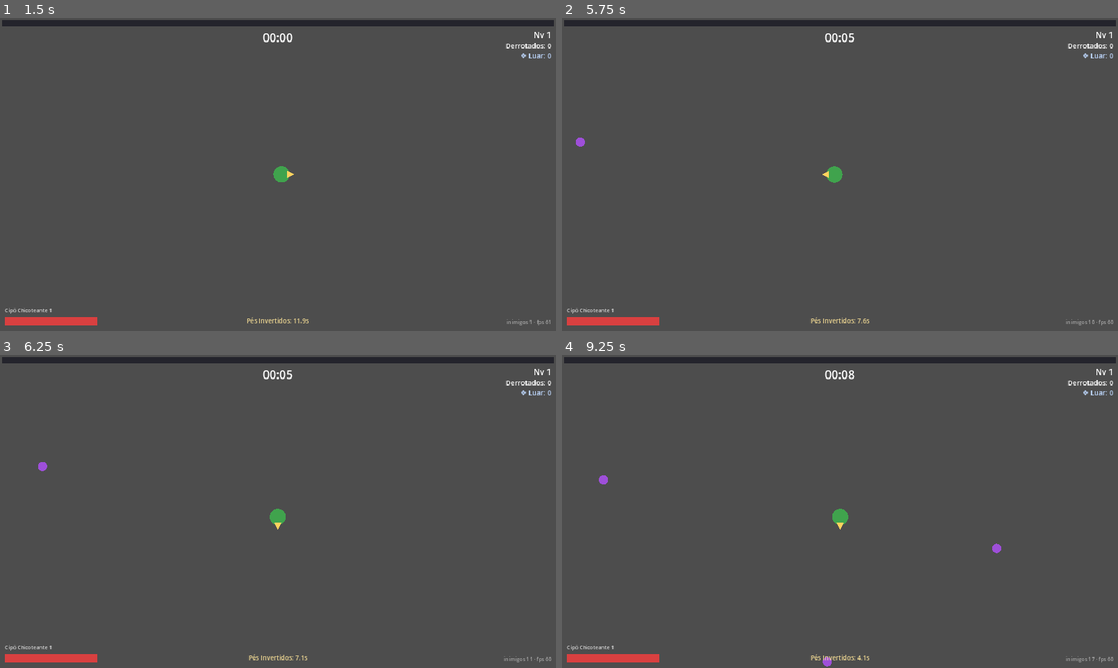
Above: before the commit, frames 1-4 (two rows, left to right).
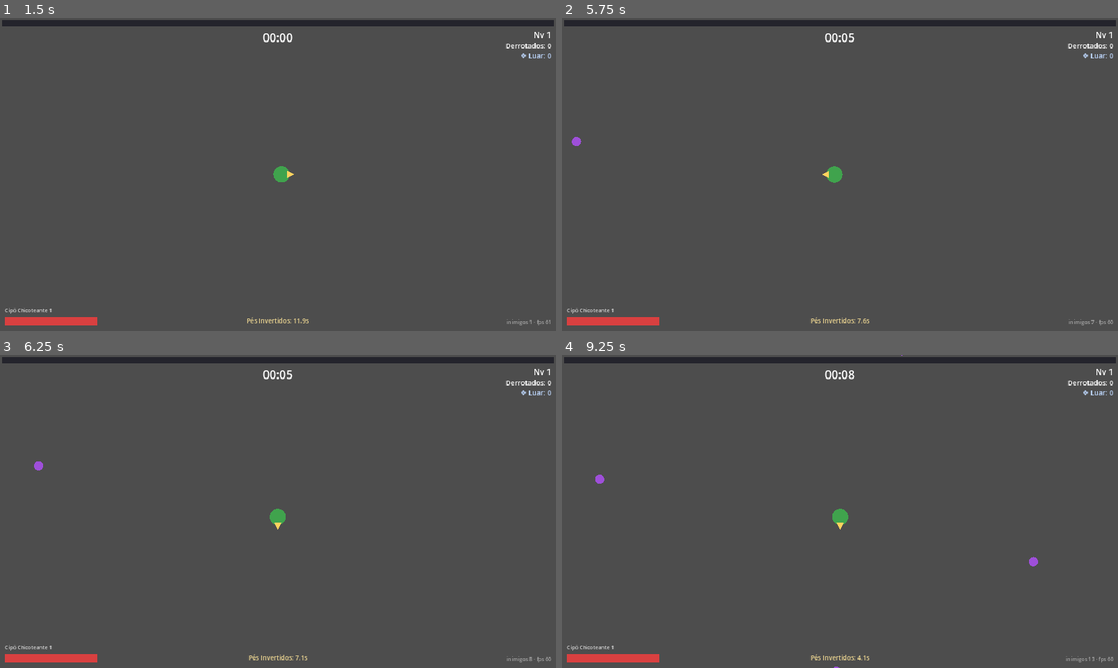
Above: after the commit, the same moments.

Repository: DevAndreNarcizo/RECONTO-While-I-Shine
Game: Godot game, scene res://scenes/Main.tscn
Two runs of this game, one before a commit and one after it. Both use one fixed random seed, a clock stepped at 60 frames per second and the inputs below.
Inputs:
- Up to frame 1 (1.5 s): click "Jogar" at 0.5 s; hold D (move_right) from 1.28 s (still down); tap Space (ability) at 1.35 s
- Up to frame 2 (5.75 s): tap Enter at 2, 3.5 s; release D (move_right) at 2.03 s; hold S (move_down) 2.03-2.78 s; tap Space (ability) at 2.1, 2.75, 2.85, 3.6, 4.35, 5, 5.1 s; hold D (move_right) 2.78-3.53 s; hold W (move_up) 3.53-4.28 s; hold A (move_left) from 4.28 s (still down)
- Up to frame 3 (6.25 s): release A (move_left) at 5.78 s; hold S (move_down) from 5.78 s (still down); tap Space (ability) at 5.85 s
- Up to frame 4 (9.25 s): release S (move_down) at 6.53 s; hold D (move_right) 6.53-7.28 s; tap Space (ability) every 0.75 s from 6.6 to 8.85 s; hold W (move_up) 7.28-8.03 s; hold D (move_right) 8.03-8.78 s; hold S (move_down) from 8.78 s (still down)

Frame 1 is identical in both runs. In frame 2, less than 0.1% of the frame differs, in the area x 1-100%, y 38-99%; in frame 3, less than 0.1%; in frame 4, 0.2%, in the area x 6-96%, y 0-100%.

Commit message:
feat: bioma Mata Atlantica com variedade de inimigos
5 tipos novos por EnemyData: Cutia Oca (zigue-zague), Macaco-Prego
(médio), Sapo-Cururu (atirador com projéteis pooled), Tamanduá
Casca-Grossa (tanque resistente a knockback) e Corrompido Especial
(elite com brilho roxo e rajada de recompensa). Curva de spawn por
FRAÇÃO da run em data/balance.gd (funciona em 5 e 30 min) e ondas
temáticas em anel. Movimento por comportamento no loop em lote.

Co-Authored-By: Claude Fable 5 <noreply@anthropic.com>

Diff:
--- a/game/data/balance.gd
+++ b/game/data/balance.gd
@@ -12,6 +12,21 @@
 
 # --- Cristais de Luar (meta) ---
 const LUAR_DROP_CHANCE := 0.05  # chance de inimigo dropar 1 fragmento
+
+# --- Curva de spawn da Mata Atlântica (docs/03 §4) ---
+# "from" é FRAÇÃO da run (0..1) — funciona igual em run de 5 min (dev) e 30 min.
+# "rate" = inimigos/segundo. "weights" = sorteio ponderado dos tipos ativos.
+const MATA_SPAWN_TABLE := [
+	{"from": 0.00, "rate": 1.5, "weights": {&"firefly": 6.0, &"cutia": 3.0}},
+	{"from": 0.20, "rate": 3.5, "weights": {&"firefly": 5.0, &"cutia": 3.0, &"macaco": 2.5, &"sapo": 1.0}},
+	{"from": 0.45, "rate": 6.0, "weights": {&"firefly": 4.0, &"cutia": 3.0, &"macaco": 3.0, &"sapo": 2.0, &"tamandua": 1.0, &"elite": 0.2}},
+	{"from": 0.65, "rate": 9.0, "weights": {&"firefly": 3.0, &"cutia": 3.0, &"macaco": 3.5, &"sapo": 2.5, &"tamandua": 1.5, &"elite": 0.4}},
+	{"from": 0.85, "rate": 13.0, "weights": {&"firefly": 3.0, &"cutia": 3.0, &"macaco": 4.0, &"sapo": 3.0, &"tamandua": 2.0, &"elite": 0.6}},
+]
+
+# Ondas temáticas: a cada fração da run, um grupo do mesmo tipo cerca o player.
+const WAVE_INTERVAL_FRAC := 0.12
+const WAVE_COUNT := 14
 
 ## Upgrades permanentes da Árvore Sagrada. Os valores aplicados por nível
 ## estão em SaveManager.apply_tree_bonuses() — manter os textos em sincronia.
--- /dev/null
+++ b/game/resources/enemies/cutia_oca.tres
@@ -0,0 +1,14 @@
+[gd_resource type="Resource" script_class="EnemyData" load_steps=2 format=3]
+
+[ext_resource type="Script" path="res://scripts/enemies/enemy_data.gd" id="1"]
+
+[resource]
+script = ExtResource("1")
+display_name = "Cutia Oca"
+behavior = 1
+max_hp = 2.0
+contact_damage = 5.0
+move_speed = 58.0
+radius = 8.0
+color = Color(0.65, 0.45, 0.25, 1)
+xp_value = 1
--- /dev/null
+++ b/game/resources/enemies/elite_corrompido.tres
@@ -0,0 +1,17 @@
+[gd_resource type="Resource" script_class="EnemyData" load_steps=2 format=3]
+
+[ext_resource type="Script" path="res://scripts/enemies/enemy_data.gd" id="1"]
+
+[resource]
+script = ExtResource("1")
+display_name = "Corrompido Especial"
+behavior = 4
+max_hp = 70.0
+contact_damage = 10.0
+move_speed = 48.0
+radius = 12.0
+color = Color(0.45, 0.2, 0.6, 1)
+xp_value = 3
+knockback_scale = 0.6
+seed_burst = 8
+shard_burst = 3
--- /dev/null
+++ b/game/resources/enemies/macaco_prego.tres
@@ -0,0 +1,15 @@
+[gd_resource type="Resource" script_class="EnemyData" load_steps=2 format=3]
+
+[ext_resource type="Script" path="res://scripts/enemies/enemy_data.gd" id="1"]
+
+[resource]
+script = ExtResource("1")
+display_name = "Macaco-Prego Corrompido"
+behavior = 0
+max_hp = 7.0
+contact_damage = 8.0
+move_speed = 50.0
+radius = 10.0
+color = Color(0.5, 0.3, 0.5, 1)
+xp_value = 2
+seed_burst = 1
--- /dev/null
+++ b/game/resources/enemies/sapo_cururu.tres
@@ -0,0 +1,17 @@
+[gd_resource type="Resource" script_class="EnemyData" load_steps=2 format=3]
+
+[ext_resource type="Script" path="res://scripts/enemies/enemy_data.gd" id="1"]
+
+[resource]
+script = ExtResource("1")
+display_name = "Sapo-Cururu Pustulento"
+behavior = 2
+max_hp = 5.0
+contact_damage = 6.0
+move_speed = 42.0
+radius = 10.0
+color = Color(0.35, 0.5, 0.2, 1)
+xp_value = 2
+shoot_interval = 2.8
+projectile_damage = 7.0
+keep_distance = 210.0
--- /dev/null
+++ b/game/resources/enemies/tamandua_casca_grossa.tres
@@ -0,0 +1,16 @@
+[gd_resource type="Resource" script_class="EnemyData" load_steps=2 format=3]
+
+[ext_resource type="Script" path="res://scripts/enemies/enemy_data.gd" id="1"]
+
+[resource]
+script = ExtResource("1")
+display_name = "Tamanduá Casca-Grossa"
+behavior = 3
+max_hp = 35.0
+contact_damage = 14.0
+move_speed = 24.0
+radius = 15.0
+color = Color(0.4, 0.38, 0.3, 1)
+xp_value = 4
+knockback_scale = 0.25
+seed_burst = 3
--- /dev/null
+++ b/game/scenes/enemies/EnemyProjectile.tscn
@@ -0,0 +1,15 @@
+[gd_scene load_steps=3 format=3]
+
+[ext_resource type="Script" path="res://scripts/enemies/enemy_projectile.gd" id="1"]
+
+[sub_resource type="CircleShape2D" id="1"]
+radius = 5.0
+
+[node name="EnemyProjectile" type="Area2D"]
+collision_layer = 2
+collision_mask = 0
+monitoring = false
+script = ExtResource("1")
+
+[node name="CollisionShape2D" type="CollisionShape2D" parent="."]
+shape = SubResource("1")
--- a/game/scripts/autoload/enemy_spawner.gd
+++ b/game/scripts/autoload/enemy_spawner.gd
@@ -1,25 +1,42 @@
 extends Node
-## EnemySpawner — object pooling de inimigos, spawn em anel fora da tela
-## e movimento em LOTE (um único loop, sem _process por inimigo).
+## EnemySpawner — object pooling, curva de spawn por fase da run (Balance),
+## ondas temáticas, movimento em LOTE por comportamento e projéteis inimigos.
 
 const ENEMY_SCENE := preload("res://scenes/enemies/Enemy.tscn")
+const PROJECTILE_SCENE := preload("res://scenes/enemies/EnemyProjectile.tscn")
 # Meia diagonal visível (zoom 2x): ~551 px. Spawna um pouco além, fora da visão.
 const SPAWN_RADIUS := 640.0
 const MAX_ACTIVE := 600
-
-var spawn_rate := 2.0  # inimigos por segundo (curva de dificuldade mexe aqui)
-var default_data: EnemyData = preload("res://resources/enemies/swarm_firefly.tres")
+const SHOOT_RANGE := 360.0
+const ZIGZAG_FREQ := 3.0
+const ZIGZAG_AMP := 0.6
+
+const TYPES := {
+	&"firefly": preload("res://resources/enemies/swarm_firefly.tres"),
+	&"cutia": preload("res://resources/enemies/cutia_oca.tres"),
+	&"macaco": preload("res://resources/enemies/macaco_prego.tres"),
+	&"sapo": preload("res://resources/enemies/sapo_cururu.tres"),
+	&"tamandua": preload("res://resources/enemies/tamandua_casca_grossa.tres"),
+	&"elite": preload("res://resources/enemies/elite_corrompido.tres"),
+}
+
+var spawn_table: Array = Balance.MATA_SPAWN_TABLE
 
 var _pool: Array[Enemy] = []
 var _active: Array[Enemy] = []
+var _proj_pool: Array[EnemyProjectile] = []
+var _proj_active: Array[EnemyProjectile] = []
 var _accum := 0.0
+var _wave_accum := 0.0
 var _player: Node2D
 var _container: Node
 var _running := false
 
-func start(player: Node2D, container: Node = null) -> void:
+func start(player: Node2D, container: Node = null, table: Array = Balance.MATA_SPAWN_TABLE) -> void:
 	_player = player
 	_container = container if container else self
+	spawn_table = table
+	_wave_accum = 0.0
 	_running = true
 
 func stop() -> void:
@@ -27,15 +44,18 @@
 	for e in _active.duplicate():
 		despawn(e)
 
-## Esquece pool e referências SEM liberar nós — usar antes de recarregar a cena
-## (os inimigos vivem dentro dela e são liberados junto).
+## Esquece pool e referências SEM liberar nós — usar antes de recarregar/trocar
+## a cena (os inimigos vivem dentro dela e são liberados junto).
 func reset() -> void:
 	_running = false
 	_active.clear()
 	_pool.clear()
+	_proj_active.clear()
+	_proj_pool.clear()
 	_player = null
 	_container = null
 	_accum = 0.0
+	_wave_accum = 0.0
 
 func active_count() -> int:
 	return _active.size()
@@ -43,33 +63,95 @@
 func active_enemies() -> Array[Enemy]:
 	return _active
 
+## Spawn direto (bosses usam para invocar reforços).
+func spawn_burst(type_key: StringName, count: int) -> void:
+	if not _running:
+		return
+	for i in count:
+		_spawn_one(TYPES[type_key], TAU * i / count)
+
 func _physics_process(delta: float) -> void:
 	if not _running or _player == null:
 		return
 
-	_accum += delta * spawn_rate
+	var phase := _current_phase()
+	_accum += delta * float(phase["rate"])
 	while _accum >= 1.0 and _active.size() < MAX_ACTIVE:
 		_accum -= 1.0
-		_spawn_one()
-
-	# Movimento em lote: perseguição simples + knockback decaindo + confusão
+		_spawn_one(_pick_type(phase["weights"]))
+
+	_wave_accum += delta
+	if _wave_accum >= Balance.WAVE_INTERVAL_FRAC * Balance.run_duration():
+		_wave_accum = 0.0
+		_spawn_wave(_pick_type(phase["weights"]))
+
+	_move_enemies(delta)
+	_move_projectiles(delta)
+
+func _run_frac() -> float:
+	return clampf(GameState.run_time / Balance.run_duration(), 0.0, 1.0)
+
+func _current_phase() -> Dictionary:
+	var frac := _run_frac()
+	var current: Dictionary = spawn_table[0]
+	for phase in spawn_table:
+		if frac >= float(phase["from"]):
+			current = phase
+	return current
+
+func _pick_type(weights: Dictionary) -> EnemyData:
+	var total := 0.0
+	for w in weights.values():
+		total += float(w)
+	var pick := randf() * total
+	for key in weights:
+		pick -= float(weights[key])
+		if pick <= 0.0:
+			return TYPES[key]
+	return TYPES[&"firefly"]
+
+func _spawn_one(data: EnemyData, angle := -1.0) -> void:
+	var e := _get_from_pool()
+	var a := angle if angle >= 0.0 else randf() * TAU
+	e.setup(data, _player.global_position + Vector2.from_angle(a) * SPAWN_RADIUS)
+	_active.push_back(e)
+
+## Onda temática: um anel do mesmo tipo cerca o player.
+func _spawn_wave(data: EnemyData) -> void:
+	for i in Balance.WAVE_COUNT:
+		_spawn_one(data, TAU * i / Balance.WAVE_COUNT)
+
+func _move_enemies(delta: float) -> void:
 	var target := _player.global_position
 	for e in _active:
+		var to_player := target - e.global_position
 		var dir: Vector2
 		if e.confusion_t > 0.0:
 			e.confusion_t -= delta
 			dir = e.confusion_dir
 		else:
-			dir = (target - e.global_position).normalized()
+			match e.data.behavior:
+				EnemyData.Behavior.ZIGZAG:
+					var base := to_player.normalized()
+					var wave := sin(GameState.run_time * ZIGZAG_FREQ + e.zig_phase)
+					dir = (base + base.orthogonal() * wave * ZIGZAG_AMP).normalized()
+				EnemyData.Behavior.SHOOTER:
+					var dist := to_player.length()
+					if dist > e.data.keep_distance + 40.0:
+						dir = to_player.normalized()
+					elif dist < e.data.keep_distance - 40.0:
+						dir = -to_player.normalized()
+					else:
+						dir = to_player.orthogonal().normalized() * 0.4  # deriva lateral
+					e.shoot_cd -= delta
+					if e.shoot_cd <= 0.0 and dist <= SHOOT_RANGE:
+						e.shoot_cd = e.data.shoot_interval
+						_shoot(e.global_position, to_player.normalized(), e.data.projectile_damage)
+				_:
+					dir = to_player.normalized()
 		e.global_position += (dir * e.speed + e.knockback) * delta
 		if e.knockback != Vector2.ZERO:
 			e.knockback = e.knockback.move_toward(Vector2.ZERO, 420.0 * delta)
-
-func _spawn_one() -> void:
-	var e := _get_from_pool()
-	var pos := _player.global_position + Vector2.from_angle(randf() * TAU) * SPAWN_RADIUS
-	e.setup(default_data, pos)
-	_active.push_back(e)
 
 func despawn(e: Enemy) -> void:
 	var i := _active.find(e)
@@ -88,3 +170,36 @@
 		_container.add_child(e)
 		return e
 	return _pool.pop_back()
+
+# --- Projéteis inimigos (pooled, movidos em lote) ---
+
+func _shoot(pos: Vector2, dir: Vector2, damage: float) -> void:
+	var p: EnemyProjectile
+	if _proj_pool.is_empty():
+		p = PROJECTILE_SCENE.instantiate()
+		_container.add_child(p)
+	else:
+		p = _proj_pool.pop_back()
+	p.launch(pos, dir, damage)
+	_proj_active.push_back(p)
+
+func _move_projectiles(delta: float) -> void:
+	var i := 0
+	while i < _proj_active.size():
+		var p := _proj_active[i]
+		p.global_position += p.dir * EnemyProjectile.SPEED * delta
+		p.ttl -= delta
+		if p.ttl <= 0.0:
+			despawn_projectile(p)  # swap-remove: não incrementa o índice
+		else:
+			i += 1
+
+func despawn_projectile(p: EnemyProjectile) -> void:
+	var i := _proj_active.find(p)
+	if i == -1:
+		return
+	_proj_active[i] = _proj_active[_proj_active.size() - 1]
+	_proj_active.pop_back()
+	p.hide()
+	p.set_deferred("monitorable", false)
+	_proj_pool.push_back(p)
--- a/game/scripts/enemies/enemy.gd
+++ b/game/scripts/enemies/enemy.gd
@@ -12,6 +12,8 @@
 var knockback := Vector2.ZERO  # decaído em lote pelo EnemySpawner
 var confusion_t := 0.0         # >0 = anda na direção errada (Pés Invertidos)
 var confusion_dir := Vector2.ZERO
+var shoot_cd := 0.0            # atiradores
+var zig_phase := 0.0           # fase da onda do zigue-zague
 
 var _flash := false
 
@@ -22,6 +24,8 @@
 	global_position = pos
 	knockback = Vector2.ZERO
 	confusion_t = 0.0
+	shoot_cd = data.shoot_interval * randf()  # dessincroniza os atiradores
+	zig_phase = randf() * TAU
 	_flash = false
 	show()
 	set_deferred("monitorable", true)
@@ -38,7 +42,8 @@
 	hp -= amount
 	EventBus.damage_dealt.emit(global_position, amount)
 	if from.x != INF:
-		knockback = (knockback + (global_position - from).normalized() * KNOCKBACK_FORCE).limit_length(KNOCKBACK_MAX)
+		var force := KNOCKBACK_FORCE * data.knockback_scale
+		knockback = (knockback + (global_position - from).normalized() * force).limit_length(KNOCKBACK_MAX)
 	_flash = true
 	queue_redraw()
 	# false = timer respeita pausa do jogo
@@ -58,3 +63,7 @@
 	var radius := data.radius if data else 9.0
 	var color := Color.WHITE if _flash else (data.color if data else Color(0.8, 0.2, 0.2))
 	draw_circle(Vector2.ZERO, radius, color)
+	if data and data.behavior == EnemyData.Behavior.ELITE:
+		draw_arc(Vector2.ZERO, radius + 4.0, 0, TAU, 20, Color(0.75, 0.3, 1.0, 0.8), 2.0)
+	elif data and data.behavior == EnemyData.Behavior.SHOOTER:
+		draw_circle(Vector2.ZERO, radius * 0.4, Color(0.15, 0.3, 0.1))
--- a/game/scripts/enemies/enemy_data.gd
+++ b/game/scripts/enemies/enemy_data.gd
@@ -1,11 +1,31 @@
 class_name EnemyData
 extends Resource
 ## Dados de um tipo de inimigo (criar variações como .tres em resources/enemies/).
+## O comportamento é processado em LOTE pelo EnemySpawner (docs/04 §3).
+
+enum Behavior {
+	CHASE,    # Enxame/Médio: corre no player
+	ZIGZAG,   # Enxame esquivo: corre com onda lateral
+	SHOOTER,  # Atirador: mantém distância e atira
+	TANK,     # Tanque: lento, muito HP, resiste a knockback
+	ELITE,    # Corrompido especial: brilho roxo, recompensa ao morrer
+}
 
 @export var display_name: String = "Inimigo"
+@export var behavior: Behavior = Behavior.CHASE
 @export var max_hp: float = 1.0
 @export var contact_damage: float = 5.0
 @export var move_speed: float = 45.0
 @export var radius: float = 9.0
 @export var color: Color = Color(0.8, 0.2, 0.2)
 @export var xp_value: int = 1
+@export var knockback_scale := 1.0  # tanques resistem (< 1)
+
+@export_group("Recompensa ao morrer")
+@export var seed_burst := 1   # quantas Sementes de Luz dropa
+@export var shard_burst := 0  # Fragmentos de Luar garantidos (elite/boss)
+
+@export_group("Atirador")
+@export var shoot_interval := 2.8
+@export var projectile_damage := 6.0
+@export var keep_distance := 200.0  # tenta ficar a essa distância do player
--- /dev/null
+++ b/game/scripts/enemies/enemy_projectile.gd
@@ -0,0 +1,26 @@
+class_name EnemyProjectile
+extends Area2D
+## Projétil inimigo (sapos/atiradores). Pooled e movido em LOTE pelo EnemySpawner.
+## Fica na layer "enemies" — o Hurtbox do player o detecta como dano de contato.
+
+const LIFETIME := 4.0
+const SPEED := 150.0
+
+var damage := 6.0
+var dir := Vector2.RIGHT
+var ttl := 0.0
+
+func launch(pos: Vector2, p_dir: Vector2, p_damage: float) -> void:
+	global_position = pos
+	dir = p_dir
+	damage = p_damage
+	ttl = LIFETIME
+	show()
+	set_deferred("monitorable", true)
+
+func expire() -> void:
+	EnemySpawner.despawn_projectile(self)
+
+func _draw() -> void:
+	draw_circle(Vector2.ZERO, 5.0, Color(0.45, 0.65, 0.2))
+	draw_circle(Vector2.ZERO, 2.0, Color(0.8, 0.9, 0.4))
--- a/game/scripts/pickups/pickup_pool.gd
+++ b/game/scripts/pickups/pickup_pool.gd
@@ -13,10 +13,20 @@
 
 func _on_enemy_killed(enemy: Node2D) -> void:
 	var e := enemy as Enemy
-	if e and e.data:
-		spawn_seed(e.global_position, e.data.xp_value)
-		if randf() < Balance.LUAR_DROP_CHANCE:
-			spawn_shard(e.global_position + Vector2(10, 0))
+	if e == null or e.data == null:
+		return
+	# "Baú" de elite/boss = rajada de sementes + fragmentos garantidos
+	for i in e.data.seed_burst:
+		spawn_seed(e.global_position + _spread(i), e.data.xp_value)
+	for i in e.data.shard_burst:
+		spawn_shard(e.global_position + _spread(i + 3))
+	if e.data.shard_burst == 0 and randf() < Balance.LUAR_DROP_CHANCE:
+		spawn_shard(e.global_position + Vector2(10, 0))
+
+func _spread(i: int) -> Vector2:
+	if i == 0:
+		return Vector2.ZERO
+	return Vector2.from_angle(randf() * TAU) * randf_range(12.0, 34.0)
 
 func spawn_seed(pos: Vector2, xp: int) -> void:
 	var seed_node: LightSeed
--- a/game/scripts/player/player.gd
+++ b/game/scripts/player/player.gd
@@ -107,6 +107,11 @@
 		var enemy := area as Enemy
 		if enemy and enemy.hp > 0.0:
 			strongest = maxf(strongest, enemy.data.contact_damage)
+			continue
+		var proj := area as EnemyProjectile
+		if proj:
+			strongest = maxf(strongest, proj.damage)
+			proj.expire()  # projétil é consumido no impacto
 	if strongest > 0.0:
 		take_damage(strongest)
 
